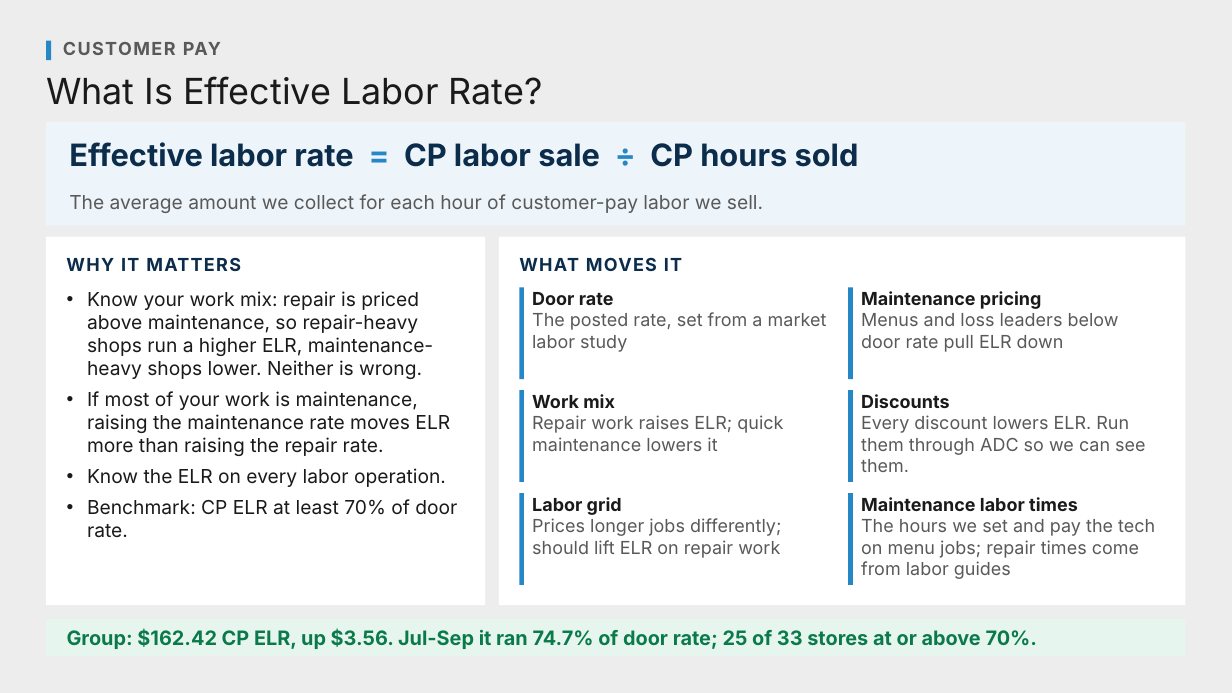
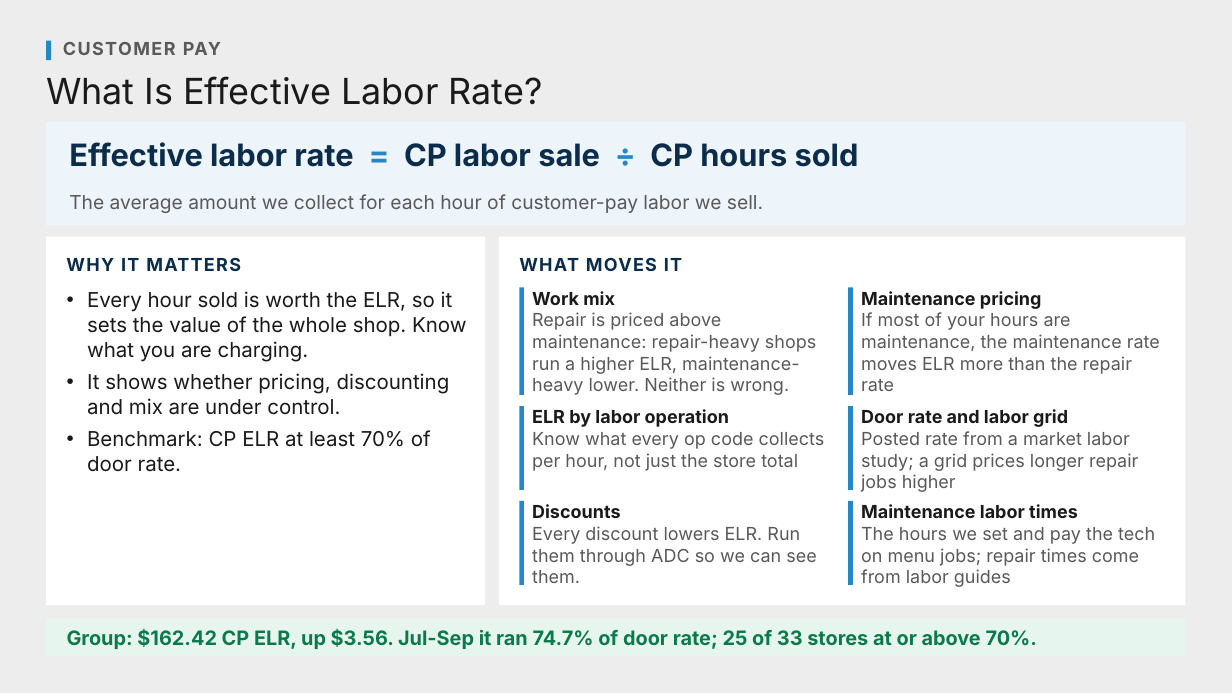
Before and after one commit to Ndresner/Noah, a slide deck: slide 3 of day2-deck/decks/Metric Explainers - Review.pptx. Drawn at 1232x693 pixels with LibreOffice and Linux fonts; fonts in the diff are those of the drawing. Boxes give left, top, right and bottom in pixels: in the first picture for what was removed or moved away, otherwise in the second. Text is boxed around its words. In the diff, an @@ line names an element or a change of style, - is before the commit and + after.

```diff
--- a/day2-deck/decks/Metric Explainers - Review.pptx
+++ b/day2-deck/decks/Metric Explainers - Review.pptx
@@ text at [87,291,467,415]: text changed; size 15 to 16 pt @@
-• Know your work mix: repair is priced above maintenance, so repair-heavy shops run a higher ELR, maintenance-heavy shops lower. Neither is wrong.
-• If most of your work is maintenance, raising the maintenance rate moves ELR more than raising the repair rate.
-• Know the ELR on every labor operation.
+• Every hour sold is worth the ELR, so it sets the value of the whole shop. Know what you are charging.
+• It shows whether pricing, discounting and mix are under control.
@@ rectangle: place and size @@
-rectangle at [519,287,524,379]
+rectangle at [519,287,524,395]
@@ text at [532,291,816,395]: text changed @@
-Door rate
-The posted rate, set from a market labor study
+Work mix
+Repair is priced above maintenance: repair-heavy shops run a higher ELR, maintenance-heavy lower. Neither is wrong.
@@ rectangle: place and size @@
-rectangle at [848,287,853,379]
+rectangle at [848,287,853,395]
@@ text at [861,312,1160,391]: text changed @@
-Menus and loss leaders below door rate pull ELR down
+If most of your hours are maintenance, the maintenance rate moves ELR more than the repair rate
@@ rectangle: place and size @@
-rectangle at [519,390,524,482]
+rectangle at [519,406,524,490]
@@ text at [532,409,825,471]: text changed @@
-Work mix
-Repair work raises ELR; quick maintenance lowers it
+ELR by labor operation
+Know what every op code collects per hour, not just the store total
@@ rectangle: place and size @@
-rectangle at [848,390,853,482]
+rectangle at [848,406,853,490]
@@ text at [861,409,1138,492]: text changed @@
-Discounts
-Every discount lowers ELR. Run them through ADC so we can see them.
+Door rate and labor grid
+Posted rate from a market labor study; a grid prices longer repair jobs higher
@@ text at [87,430,431,472]: size 15 to 16 pt in "Benchmark: CP ELR at least 70% of ..." @@
@@ rectangle: place and size @@
-rectangle at [519,494,524,585]
+rectangle at [519,501,524,585]
@@ text at [532,504,816,583]: text changed @@
-Labor grid
-Prices longer jobs differently; should lift ELR on repair work
+Discounts
+Every discount lowers ELR. Run them through ADC so we can see them.
@@ rectangle: place and size @@
-rectangle at [848,494,853,585]
+rectangle at [848,501,853,585]
@@ text "Maintenance labor times": place and size @@
-text "Maintenance labor times" at [861,497,1155,579]
+text "Maintenance labor times" at [861,504,1155,587]
```
Also in this commit, not shown: 5 other files.
